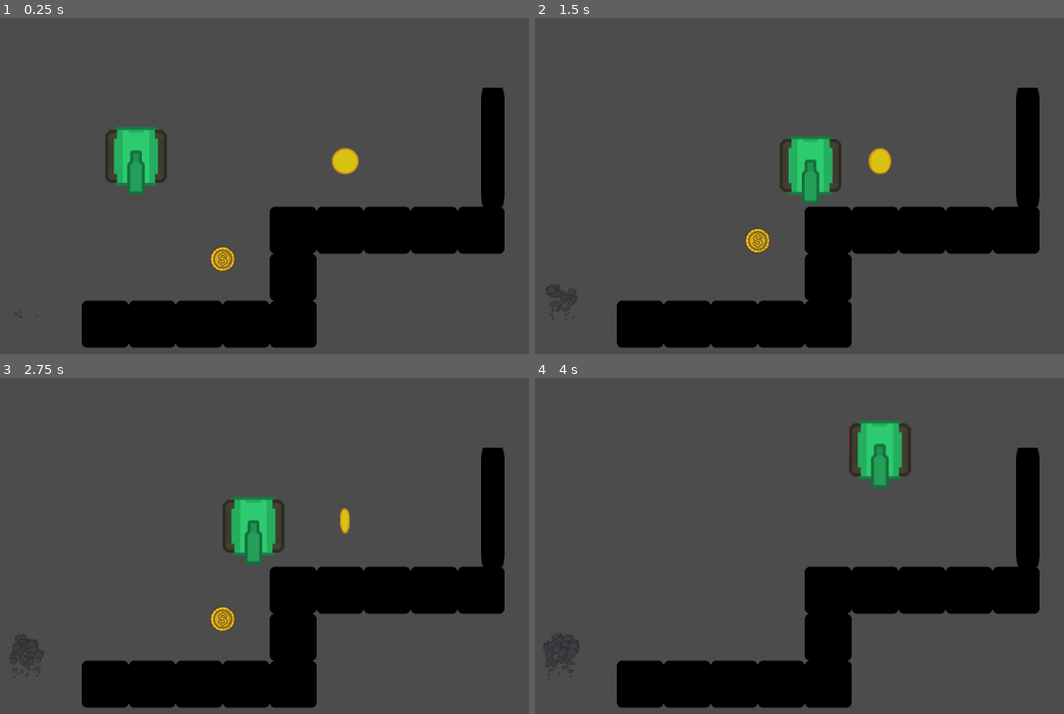
Above: before the commit, frames 1-4 (two rows, left to right).
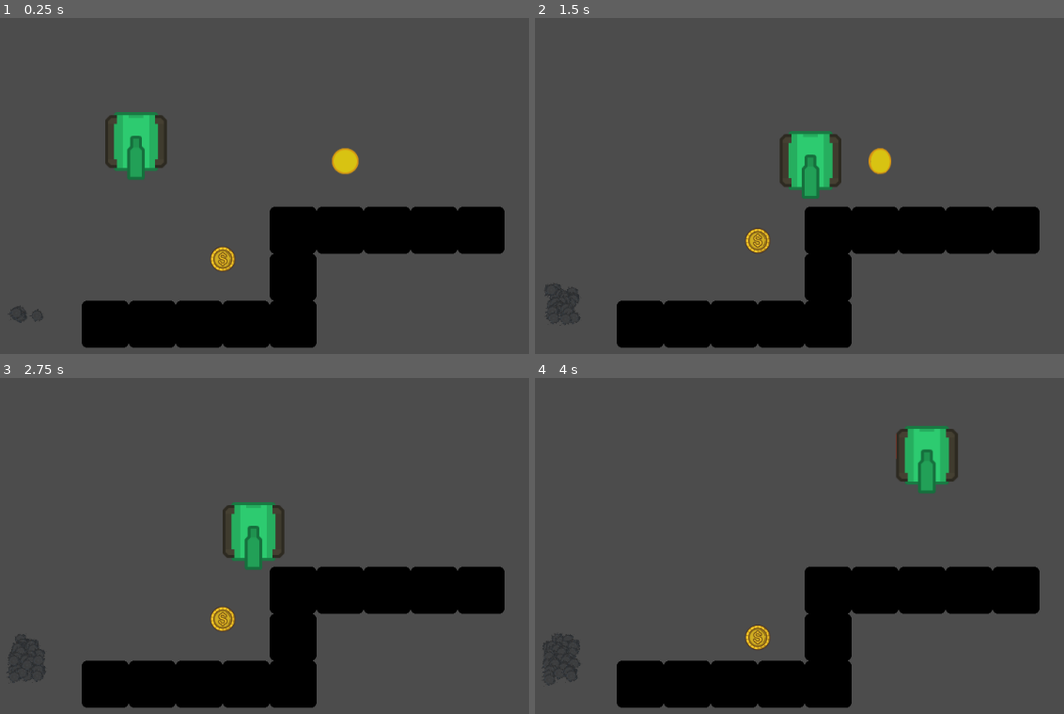
Above: after the commit, the same moments.

Repository: brusyl/burningpath
Game: Godot game, scene res://World.tscn
Same seed, same stepped clock (60 frames per second), same inputs: the game is played once before the commit and once after it. The engine's default icon, where the game draws it, is replaced by a stand-in: a white triangle on a blue panel in a dark square.
Inputs:
- Up to frame 1 (0.25 s): no input
- Up to frame 2 (1.5 s): hold Right (ui_right) from 0.53 s (still down); tap Up (ui_up) at 0.77 s
- Up to frame 3 (2.75 s): tap Up (ui_up) at 1.52 s; release Right (ui_right) at 2.03 s; hold Left (ui_left) from 2.03 s (still down)
- Up to frame 4 (4 s): release Left (ui_left) at 2.78 s; hold Right (ui_right) from 2.78 s (still down); tap Up (ui_up) at 3.02, 3.77 s

The runs differ from the first frame. In frame 1, 3.1% of the frame differs, in the area x 1-96%, y 20-91%; in frame 2, 2.3%; in frame 3, 2.4%; in frame 4, 5.5%, in the area x 1-96%, y 12-92%.

Commit message:
Fix bad merge

Diff:
--- a/Mur_climb.gd
+++ b/Mur_climb.gd
@@ -20,10 +20,3 @@
 	if (not body.get("is_player") == null):
 		body.set("is_climb_area", true)
 		print(body.get("is_climb_area"))
-
-func _on_body_exited(body):
-	print("je sors")
-	print(body)
-	if (not body.get("is_player") == null):
-		body.set("is_climb_area", false)
-		print(body.get("is_climb_area"))
--- a/World.tscn
+++ b/World.tscn
@@ -1,30 +1,68 @@
-[gd_scene load_steps=10 format=2]
-
-[ext_resource path="res://icon.png" type="Texture" id=1]
-[ext_resource path="res://Fog.png" type="Texture" id=2]
-[ext_resource path="res://Piece.tscn" type="PackedScene" id=3]
-[ext_resource path="res://Coin.tscn" type="PackedScene" id=4]
-[ext_resource path="res://Hero.tscn" type="PackedScene" id=5]
-
-[sub_resource type="RectangleShape2D" id=1]
-
-custom_solver_bias = 0.0
-extents = Vector2( 13, 13 )
-
-[sub_resource type="Curve" id=2]
-
-min_value = 0.0
-max_value = 1.0
-bake_resolution = 100
-_data = [ Vector2( 0, 0.209961 ), 0.0, 0.0, 0, 0, Vector2( 1, 1 ), 0.0, 0.0, 0, 0 ]
-
-[sub_resource type="CurveTexture" id=3]
-
-flags = 4
-width = 2048
-curve = SubResource( 2 )
-
-[sub_resource type="ParticlesMaterial" id=4]
+[gd_scene load_steps=20 format=2]
+
+[ext_resource path="res://Hero.tscn" type="PackedScene" id=1]
+[ext_resource path="res://icon.png" type="Texture" id=2]
+[ext_resource path="res://Fog.png" type="Texture" id=3]
+[ext_resource path="res://Piece.tscn" type="PackedScene" id=4]
+[ext_resource path="res://Coin.tscn" type="PackedScene" id=5]
+[ext_resource path="res://Mur_climb.gd" type="Script" id=6]
+
+[sub_resource type="RectangleShape2D" id=3]
+
+custom_solver_bias = 0.0
+extents = Vector2( 10, 10 )
+
+[sub_resource type="RectangleShape2D" id=4]
+
+custom_solver_bias = 0.0
+extents = Vector2( 10, 10 )
+
+[sub_resource type="RectangleShape2D" id=5]
+
+custom_solver_bias = 0.0
+extents = Vector2( 10, 10 )
+
+[sub_resource type="RectangleShape2D" id=6]
+
+custom_solver_bias = 0.0
+extents = Vector2( 10, 10 )
+
+[sub_resource type="RectangleShape2D" id=7]
+
+custom_solver_bias = 0.0
+extents = Vector2( 10, 10 )
+
+[sub_resource type="RectangleShape2D" id=8]
+
+custom_solver_bias = 0.0
+extents = Vector2( 10, 10 )
+
+[sub_resource type="RectangleShape2D" id=9]
+
+custom_solver_bias = 0.0
+extents = Vector2( 10, 10 )
+
+[sub_resource type="RectangleShape2D" id=10]
+
+custom_solver_bias = 0.0
+extents = Vector2( 10, 10 )
+
+[sub_resource type="RectangleShape2D" id=11]
+
+custom_solver_bias = 0.0
+extents = Vector2( 10, 10 )
+
+[sub_resource type="RectangleShape2D" id=12]
+
+custom_solver_bias = 0.0
+extents = Vector2( 10, 10 )
+
+[sub_resource type="RectangleShape2D" id=13]
+
+custom_solver_bias = 0.0
+extents = Vector2( 10, 10 )
+
+[sub_resource type="ParticlesMaterial" id=1]
 
 render_priority = 0
 trail_divisor = 1
@@ -54,7 +92,6 @@
 angle_random = 0.0
 scale = 0.1
 scale_random = 0.0
-scale_curve = SubResource( 3 )
 color = Color( 0.402344, 0.402344, 0.402344, 1 )
 hue_variation = 0.0
 hue_variation_random = 0.0
@@ -65,9 +102,18 @@
 anim_loop = false
 _sections_unfolded = [ "Angle", "Angular Velocity", "Color", "Emission Shape", "Gravity", "Initial Velocity", "Scale", "Spread" ]
 
+[sub_resource type="RectangleShape2D" id=2]
+
+custom_solver_bias = 0.0
+extents = Vector2( 10, 10 )
+
 [node name="World" type="Node" index="0"]
 
-[node name="Wall" type="StaticBody2D" parent="." index="0"]
+[node name="KinematicBody2D" parent="." index="0" instance=ExtResource( 1 )]
+
+position = Vector2( 330, 230 )
+
+[node name="Wall" type="StaticBody2D" parent="." index="1"]
 
 position = Vector2( 288, 512 )
 input_pickable = false
@@ -84,16 +130,16 @@
 [node name="Sprite" type="Sprite" parent="Wall" index="0"]
 
 modulate = Color( 0, 0, 0, 1 )
-texture = ExtResource( 1 )
+texture = ExtResource( 2 )
 _sections_unfolded = [ "Visibility" ]
 
 [node name="CollisionShape2D" type="CollisionShape2D" parent="Wall" index="1"]
 
 scale = Vector2( 2.46154, 2.46154 )
-shape = SubResource( 1 )
-_sections_unfolded = [ "Material", "Transform", "Visibility", "Z Index" ]
-
-[node name="Wall2" type="StaticBody2D" parent="." index="1"]
+shape = SubResource( 3 )
+_sections_unfolded = [ "Material", "Transform", "Visibility", "Z Index" ]
+
+[node name="Wall2" type="StaticBody2D" parent="." index="2"]
 
 position = Vector2( 352, 512 )
 input_pickable = false
@@ -110,16 +156,16 @@
 [node name="Sprite" type="Sprite" parent="Wall2" index="0"]
 
 modulate = Color( 0, 0, 0, 1 )
-texture = ExtResource( 1 )
+texture = ExtResource( 2 )
 _sections_unfolded = [ "Visibility" ]
 
 [node name="CollisionShape2D" type="CollisionShape2D" parent="Wall2" index="1"]
 
 scale = Vector2( 2.46154, 2.46154 )
-shape = SubResource( 1 )
-_sections_unfolded = [ "Material", "Transform", "Visibility", "Z Index" ]
-
-[node name="Wall3" type="StaticBody2D" parent="." index="2"]
+shape = SubResource( 4 )
+_sections_unfolded = [ "Material", "Transform", "Visibility", "Z Index" ]
+
+[node name="Wall3" type="StaticBody2D" parent="." index="3"]
 
 position = Vector2( 480, 512 )
 input_pickable = false
@@ -136,16 +182,16 @@
 [node name="Sprite" type="Sprite" parent="Wall3" index="0"]
 
 modulate = Color( 0, 0, 0, 1 )
-texture = ExtResource( 1 )
+texture = ExtResource( 2 )
 _sections_unfolded = [ "Visibility" ]
 
 [node name="CollisionShape2D" type="CollisionShape2D" parent="Wall3" index="1"]
 
 scale = Vector2( 2.46154, 2.46154 )
-shape = SubResource( 1 )
-_sections_unfolded = [ "Material", "Transform", "Visibility", "Z Index" ]
-
-[node name="Wall5" type="StaticBody2D" parent="." index="3"]
+shape = SubResource( 5 )
+_sections_unfolded = [ "Material", "Transform", "Visibility", "Z Index" ]
+
+[node name="Wall5" type="StaticBody2D" parent="." index="4"]
 
 position = Vector2( 608, 384 )
 input_pickable = false
@@ -162,16 +208,16 @@
 [node name="Sprite" type="Sprite" parent="Wall5" index="0"]
 
 modulate = Color( 0, 0, 0, 1 )
-texture = ExtResource( 1 )
+texture = ExtResource( 2 )
 _sections_unfolded = [ "Visibility" ]
 
 [node name="CollisionShape2D" type="CollisionShape2D" parent="Wall5" index="1"]
 
 scale = Vector2( 2.46154, 2.46154 )
-shape = SubResource( 1 )
-_sections_unfolded = [ "Material", "Transform", "Visibility", "Z Index" ]
-
-[node name="Wall9" type="StaticBody2D" parent="." index="4"]
+shape = SubResource( 6 )
+_sections_unfolded = [ "Material", "Transform", "Visibility", "Z Index" ]
+
+[node name="Wall9" type="StaticBody2D" parent="." index="5"]
 
 position = Vector2( 800, 384 )
 input_pickable = false
@@ -188,16 +234,16 @@
 [node name="Sprite" type="Sprite" parent="Wall9" index="0"]
 
 modulate = Color( 0, 0, 0, 1 )
-texture = ExtResource( 1 )
+texture = ExtResource( 2 )
 _sections_unfolded = [ "Visibility" ]
 
 [node name="CollisionShape2D" type="CollisionShape2D" parent="Wall9" index="1"]
 
 scale = Vector2( 2.46154, 2.46154 )
-shape = SubResource( 1 )
-_sections_unfolded = [ "Material", "Transform", "Visibility", "Z Index" ]
-
-[node name="Wall10" type="StaticBody2D" parent="." index="5"]
+shape = SubResource( 7 )
+_sections_unfolded = [ "Material", "Transform", "Visibility", "Z Index" ]
+
+[node name="Wall10" type="StaticBody2D" parent="." index="6"]
 
 position = Vector2( 736, 384 )
 input_pickable = false
@@ -214,16 +260,16 @@
 [node name="Sprite" type="Sprite" parent="Wall10" index="0"]
 
 modulate = Color( 0, 0, 0, 1 )
-texture = ExtResource( 1 )
+texture = ExtResource( 2 )
 _sections_unfolded = [ "Visibility" ]
 
 [node name="CollisionShape2D" type="CollisionShape2D" parent="Wall10" index="1"]
 
 scale = Vector2( 2.46154, 2.46154 )
-shape = SubResource( 1 )
-_sections_unfolded = [ "Material", "Transform", "Visibility", "Z Index" ]
-
-[node name="Wall11" type="StaticBody2D" parent="." index="6"]
+shape = SubResource( 8 )
+_sections_unfolded = [ "Material", "Transform", "Visibility", "Z Index" ]
+
+[node name="Wall11" type="StaticBody2D" parent="." index="7"]
 
 position = Vector2( 672, 384 )
 input_pickable = false
@@ -240,16 +286,16 @@
 [node name="Sprite" type="Sprite" parent="Wall11" index="0"]
 
 modulate = Color( 0, 0, 0, 1 )
-texture = ExtResource( 1 )
+texture = ExtResource( 2 )
 _sections_unfolded = [ "Visibility" ]
 
 [node name="CollisionShape2D" type="CollisionShape2D" parent="Wall11" index="1"]
 
 scale = Vector2( 2.46154, 2.46154 )
-shape = SubResource( 1 )
-_sections_unfolded = [ "Material", "Transform", "Visibility", "Z Index" ]
-
-[node name="Wall6" type="StaticBody2D" parent="." index="7"]
+shape = SubResource( 9 )
+_sections_unfolded = [ "Material", "Transform", "Visibility", "Z Index" ]
+
+[node name="Wall6" type="StaticBody2D" parent="." index="8"]
 
 position = Vector2( 544, 384 )
 input_pickable = false
@@ -266,16 +312,16 @@
 [node name="Sprite" type="Sprite" parent="Wall6" index="0"]
 
 modulate = Color( 0, 0, 0, 1 )
-texture = ExtResource( 1 )
+texture = ExtResource( 2 )
 _sections_unfolded = [ "Visibility" ]
 
 [node name="CollisionShape2D" type="CollisionShape2D" parent="Wall6" index="1"]
 
 scale = Vector2( 2.46154, 2.46154 )
-shape = SubResource( 1 )
-_sections_unfolded = [ "Material", "Transform", "Visibility", "Z Index" ]
-
-[node name="Wall7" type="StaticBody2D" parent="." index="8"]
+shape = SubResource( 10 )
+_sections_unfolded = [ "Material", "Transform", "Visibility", "Z Index" ]
+
+[node name="Wall7" type="StaticBody2D" parent="." index="9"]
 
 position = Vector2( 544, 448 )
 input_pickable = false
@@ -292,16 +338,16 @@
 [node name="Sprite" type="Sprite" parent="Wall7" index="0"]
 
 modulate = Color( 0, 0, 0, 1 )
-texture = ExtResource( 1 )
+texture = ExtResource( 2 )
 _sections_unfolded = [ "Visibility" ]
 
 [node name="CollisionShape2D" type="CollisionShape2D" parent="Wall7" index="1"]
 
 scale = Vector2( 2.46154, 2.46154 )
-shape = SubResource( 1 )
-_sections_unfolded = [ "Material", "Transform", "Visibility", "Z Index" ]
-
-[node name="Wall8" type="StaticBody2D" parent="." index="9"]
+shape = SubResource( 11 )
+_sections_unfolded = [ "Material", "Transform", "Visibility", "Z Index" ]
+
+[node name="Wall8" type="StaticBody2D" parent="." index="10"]
 
 position = Vector2( 544, 512 )
 input_pickable = false
@@ -318,16 +364,16 @@
 [node name="Sprite" type="Sprite" parent="Wall8" index="0"]
 
 modulate = Color( 0, 0, 0, 1 )
-texture = ExtResource( 1 )
+texture = ExtResource( 2 )
 _sections_unfolded = [ "Visibility" ]
 
 [node name="CollisionShape2D" type="CollisionShape2D" parent="Wall8" index="1"]
 
 scale = Vector2( 2.46154, 2.46154 )
-shape = SubResource( 1 )
-_sections_unfolded = [ "Material", "Transform", "Visibility", "Z Index" ]
-
-[node name="Wall4" type="StaticBody2D" parent="." index="10"]
+shape = SubResource( 12 )
+_sections_unfolded = [ "Material", "Transform", "Visibility", "Z Index" ]
+
+[node name="Wall4" type="StaticBody2D" parent="." index="11"]
 
 position = Vector2( 416, 512 )
 input_pickable = false
@@ -344,51 +390,14 @@
 [node name="Sprite" type="Sprite" parent="Wall4" index="0"]
 
 modulate = Color( 0, 0, 0, 1 )
-texture = ExtResource( 1 )
+texture = ExtResource( 2 )
 _sections_unfolded = [ "Visibility" ]
 
 [node name="CollisionShape2D" type="CollisionShape2D" parent="Wall4" index="1"]
 
 scale = Vector2( 2.46154, 2.46154 )
-shape = SubResource( 1 )
-_sections_unfolded = [ "Material", "Transform", "Visibility", "Z Index" ]
-
-[node name="Area2D" type="Area2D" parent="." index="11"]
-
-position = Vector2( 816, 271 )
-scale = Vector2( 0.5, 2.53125 )
-input_pickable = true
-gravity_vec = Vector2( 0, 1 )
-gravity = 98.0
-linear_damp = 0.1
-angular_damp = 1.0
-audio_bus_override = false
-audio_bus_name = "Master"
-
-[node name="Sprite" type="Sprite" parent="Area2D" index="0"]
-
-modulate = Color( 0, 0, 0, 1 )
-texture = ExtResource( 1 )
-_sections_unfolded = [ "Visibility" ]
-
-[node name="CollisionShape2D" type="CollisionShape2D" parent="Area2D" index="1"]
-
-scale = Vector2( 2.46154, 2.46154 )
-shape = SubResource( 1 )
-_sections_unfolded = [ "Material", "Transform", "Visibility", "Z Index" ]
-
-[node name="Wall12" type="StaticBody2D" parent="Area2D" index="2"]
-
-input_pickable = false
-collision_layer = 1
-collision_mask = 1
-constant_linear_velocity = Vector2( 0, 0 )
-constant_angular_velocity = 0.0
-friction = 1.0
-bounce = 0.0
-__meta__ = {
-"_edit_group_": true
-}
+shape = SubResource( 13 )
+_sections_unfolded = [ "Material", "Transform", "Visibility", "Z Index" ]
 
 [node name="Particles2D" type="Particles2D" parent="." index="12"]
 
@@ -407,21 +416,40 @@
 visibility_rect = Rect2( -100, -100, 200, 200 )
 local_coords = true
 draw_order = 0
-process_material = SubResource( 4 )
-texture = ExtResource( 2 )
+process_material = SubResource( 1 )
+texture = ExtResource( 3 )
 normal_map = null
 h_frames = 1
 v_frames = 1
 _sections_unfolded = [ "Process Material", "Textures", "Time", "Transform", "Visibility" ]
 
-[node name="Node2D" parent="." index="13" instance=ExtResource( 3 )]
+[node name="Node2D" parent="." index="13" instance=ExtResource( 4 )]
 
 position = Vector2( 448, 448 )
 
-[node name="Node" parent="." index="14" instance=ExtResource( 4 )]
+[node name="Node" parent="." index="14" instance=ExtResource( 5 )]
 
 position = Vector2( 614.995, 289.409 )
 
-[node name="KinematicBody2D" parent="." index="15" instance=ExtResource( 5 )]
-
-position = Vector2( 330, 250 )
+[node name="Mur_climb" type="Area2D" parent="." index="15"]
+
+position = Vector2( 797.383, 246.714 )
+scale = Vector2( 1, 3.2292 )
+input_pickable = true
+gravity_vec = Vector2( 0, 1 )
+gravity = 98.0
+linear_damp = 0.1
+angular_damp = 1.0
+audio_bus_override = false
+audio_bus_name = "Master"
+script = ExtResource( 6 )
+
+[node name="CollisionShape2D" type="CollisionShape2D" parent="Mur_climb" index="0"]
+
+position = Vector2( -266.908, 55.362 )
+scale = Vector2( 1.91633, 2.61838 )
+shape = SubResource( 2 )
+
+[connection signal="body_entered" from="Mur_climb" to="Mur_climb" method="_on_Mur_climb_body_entered"]
+
+[connection signal="body_exited" from="Mur_climb" to="KinematicBody2D" method="_on_Mur_climb_body_exited"]
